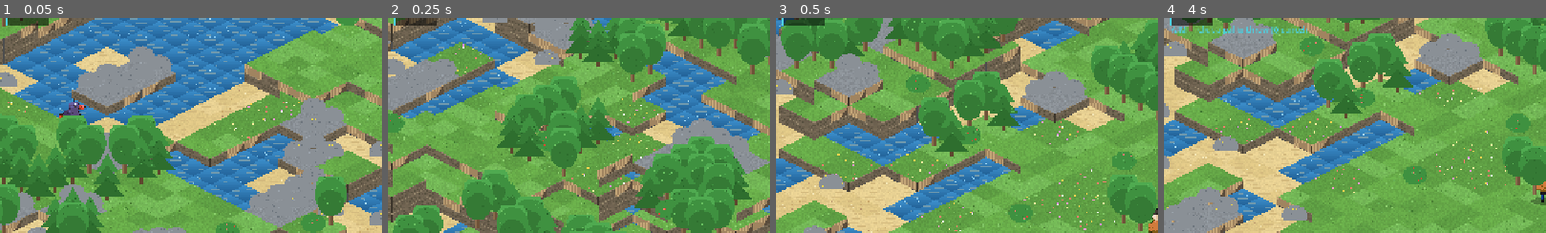
Above: before the commit, frames 1-4 (left to right).
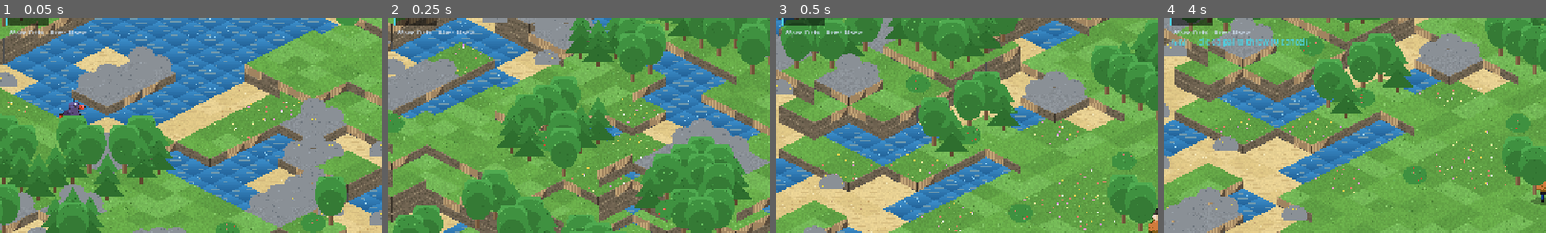
Above: after the commit, the same moments.

Repository: biggameking/PLG
Game: Godot game, scene res://scenes/main.tscn
Two runs of this game, one before a commit and one after it. Both use one fixed random seed, a clock stepped at 60 frames per second and the inputs below.
Inputs (mouse positions are % of the whole screen's width and height, from its top left):
- Up to frame 1 (0.05 s): no input
- Up to frame 2 (0.25 s): no input
- Up to frame 3 (0.5 s): no input
- Up to frame 4 (4 s): tap Enter at 0.5, 3.5 s; move the mouse to (72, 45) at 0.52 s; hold D (move_right) 0.53-1.25 s; hold Q (aim) 0.53-1.25 s; click (72, 45) at 0.67 s; drag from (30, 55) to (45, 70) at 1.27 s; move the mouse to (60, 28) at 2.02 s; hold D (move_right) 2.03-2.75 s; hold B (build) 2.03-2.75 s; tap Q (aim) at 2.3, 3.8 s; tap Space (dodge) at 2.75 s; drag from (45, 70) to (20, 35) at 2.77 s; move the mouse to (80, 65) at 3.52 s; hold A (move_left) from 3.53 s (still down); hold X (demolish) from 3.53 s (still down)
The pictures show only the part of the screen within x 0-50%, y 7-57%; the shares and areas given below are measured in that part.

The runs differ from the first frame. In frame 1, 0.2% of the frame differs, in the area x 2-23%, y 5-8%; in frame 2, 0.2%; in frame 3, 0.2%; in frame 4, 1.2%, in the area x 2-38%, y 3-14%.

Commit message:
audit round 215: equipment HUD line was dead code
draw_equipment_line existed but was never invoked — weapon/armor equip
had no on-screen readout. Now drawn under the sphere chips; the aim
hint moved down a row to make room.

Co-Authored-By: Devin AI <158243242+devin-ai-integration[bot]@users.noreply.github.com>

Diff:
--- a/src/hud.gd
+++ b/src/hud.gd
@@ -238,8 +238,9 @@
 		draw_string(font, Vector2(sx + 4, 49), "%s x%d" % [ItemData.ITEMS[id]["name"].left(7), n],
 			HORIZONTAL_ALIGNMENT_LEFT, -1, 11, Color.WHITE)
 		sx += 74
+	draw_equipment_line() # was never called — gear row under the sphere chips
 	if pl.aiming:
-		draw_string(font, Vector2(12, 76), "AIM — click a pal to throw (Q cancel)",
+		draw_string(font, Vector2(12, 96), "AIM — click a pal to throw (Q cancel)",
 			HORIZONTAL_ALIGNMENT_LEFT, -1, 13, Color("#4dd0e1"))
 	draw_rect(Rect2(r.x - 140, 10, 128, 20), Color(0, 0, 0, 0.55))
 	draw_string(font, Vector2(r.x - 132, 25), "Day %d  %02d:00" % [game.day, int(game.tod)],
@@ -542,4 +543,4 @@
 		y += 24
 
 func draw_equipment_line() -> void:
-	draw_string(font, Vector2(14, 46), _eq_line(), HORIZONTAL_ALIGNMENT_LEFT, -1, 12, Color("#c9d8e8"))
+	draw_string(font, Vector2(14, 80), _eq_line(), HORIZONTAL_ALIGNMENT_LEFT, -1, 12, Color("#c9d8e8"))
